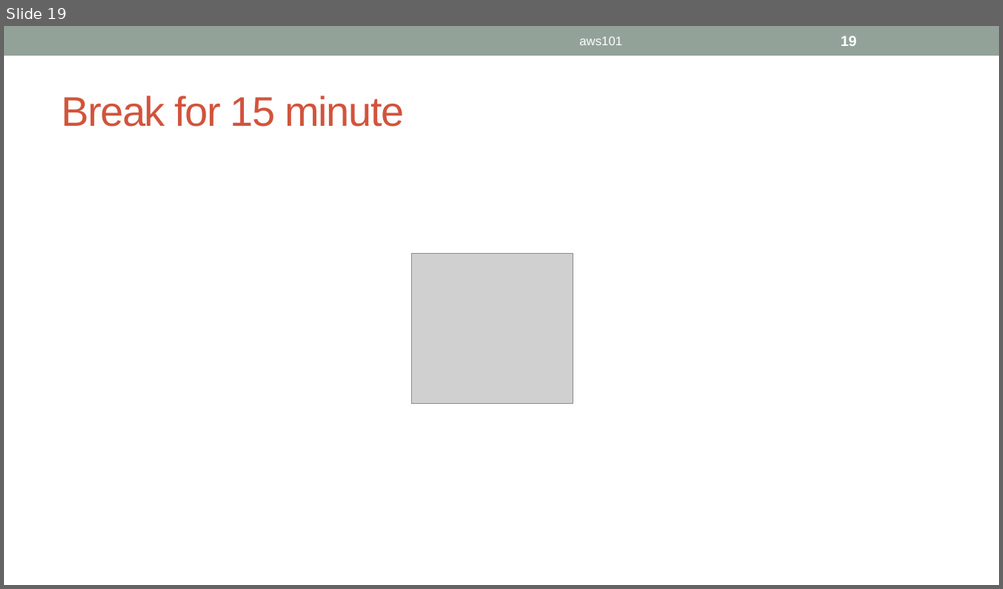
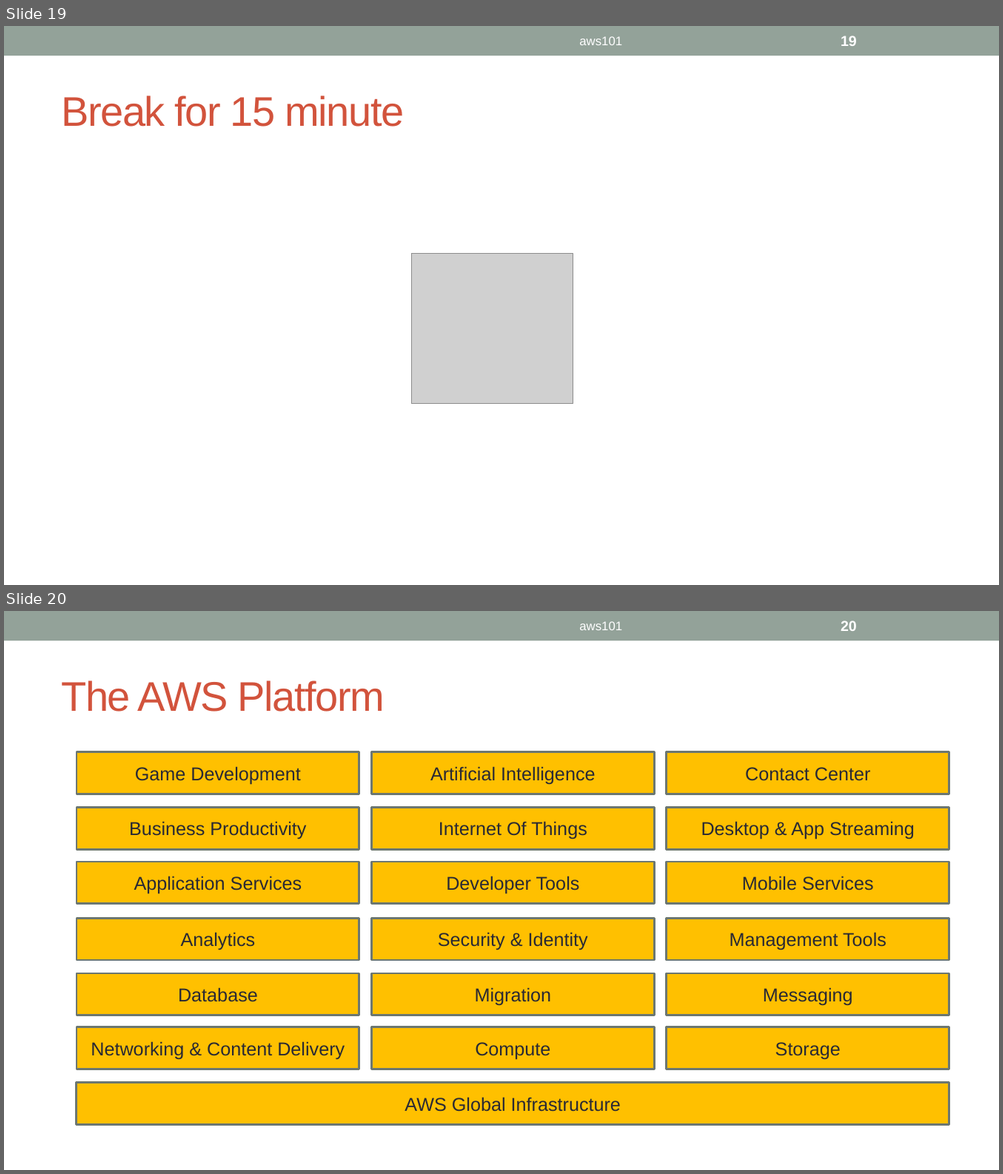
Before and after one commit to ignis01/aws101, a slide deck: aws101.pptx. Shown one above the other, each under a label of ours: slide 19 before the commit, slides 19 and 20 after it. The pictures are 1003x589 and 1003x1174 pixels, drawn with LibreOffice and Linux fonts; fonts in the diff are those of the drawing; grey boxes stand for pictures. Boxes give left, top, right and bottom in pixels: in the first picture for what was removed or moved away, otherwise in the second. Text is boxed around its words. In the diff, an @@ line names an element or a change of style, - is before the commit and + after.

Commit message:
new deck added

```diff
--- a/aws101.pptx
+++ b/aws101.pptx
@@ slide 20 added at (4,611,999,1170), background #FFFFFF; not listed: 1 template element that a slide beside it also shows @@
@@ text added at (579,621,622,630), 12 pt, text #FFFFFF @@
+aws101
@@ page number added at (840,621,856,631), 14 pt, text #FFFFFF, bold @@
+20
@@ title added at (61,681,385,712), 40 pt, text #D2533C @@
+The AWS Platform
@@ rectangle added at (77,752,359,794), fill #FFC000, outline #6D7871 2.08 pt, 18 pt, text #292934 @@
+Game Development
@@ rectangle added at (371,752,654,794), fill #FFC000, outline #6D7871 2.08 pt, 18 pt, text #292934 @@
+Artificial Intelligence
@@ rectangle added at (666,752,949,794), fill #FFC000, outline #6D7871 2.08 pt, 18 pt, text #292934 @@
+Contact Center
@@ rectangle added at (77,807,359,849), fill #FFC000, outline #6D7871 2.08 pt, 18 pt, text #292934 @@
+Business Productivity
@@ rectangle added at (371,807,654,849), fill #FFC000, outline #6D7871 2.08 pt, 18 pt, text #292934 @@
+Internet Of Things
@@ rectangle added at (666,807,949,849), fill #FFC000, outline #6D7871 2.08 pt, 18 pt, text #292934 @@
+Desktop & App Streaming
@@ rectangle added at (77,862,359,903), fill #FFC000, outline #6D7871 2.08 pt, 18 pt, text #292934 @@
+Application Services
@@ rectangle added at (371,862,654,903), fill #FFC000, outline #6D7871 2.08 pt, 18 pt, text #292934 @@
+Developer Tools
@@ rectangle added at (666,862,949,903), fill #FFC000, outline #6D7871 2.08 pt, 18 pt, text #292934 @@
+Mobile Services
@@ rectangle added at (77,918,359,960), fill #FFC000, outline #6D7871 2.08 pt, 18 pt, text #292934 @@
+Analytics
@@ rectangle added at (371,918,654,960), fill #FFC000, outline #6D7871 2.08 pt, 18 pt, text #292934 @@
+Security & Identity
@@ rectangle added at (666,918,949,960), fill #FFC000, outline #6D7871 2.08 pt, 18 pt, text #292934 @@
+Management Tools
@@ rectangle added at (77,974,359,1015), fill #FFC000, outline #6D7871 2.08 pt, 18 pt, text #292934 @@
+Database
@@ rectangle added at (371,974,654,1015), fill #FFC000, outline #6D7871 2.08 pt, 18 pt, text #292934 @@
+Migration
@@ rectangle added at (666,974,949,1015), fill #FFC000, outline #6D7871 2.08 pt, 18 pt, text #292934 @@
+Messaging
@@ rectangle added at (77,1028,359,1069), fill #FFC000, outline #6D7871 2.08 pt, 18 pt, text #292934 @@
+Networking & Content Delivery
@@ rectangle added at (371,1028,654,1069), fill #FFC000, outline #6D7871 2.08 pt, 18 pt, text #292934 @@
+Compute
@@ rectangle added at (666,1028,949,1069), fill #FFC000, outline #6D7871 2.08 pt, 18 pt, text #292934 @@
+Storage
@@ rectangle added at (77,1083,948,1125), fill #FFC000, outline #6D7871 2.08 pt, 18 pt, text #292934 @@
+AWS Global Infrastructure
```
Also in this commit, not shown: 1 slide changed.
